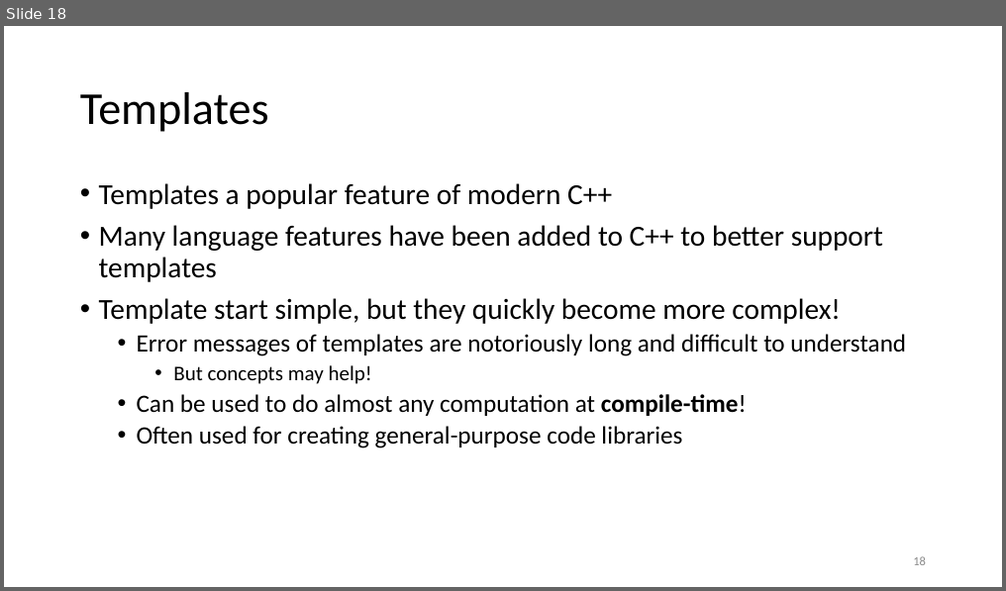
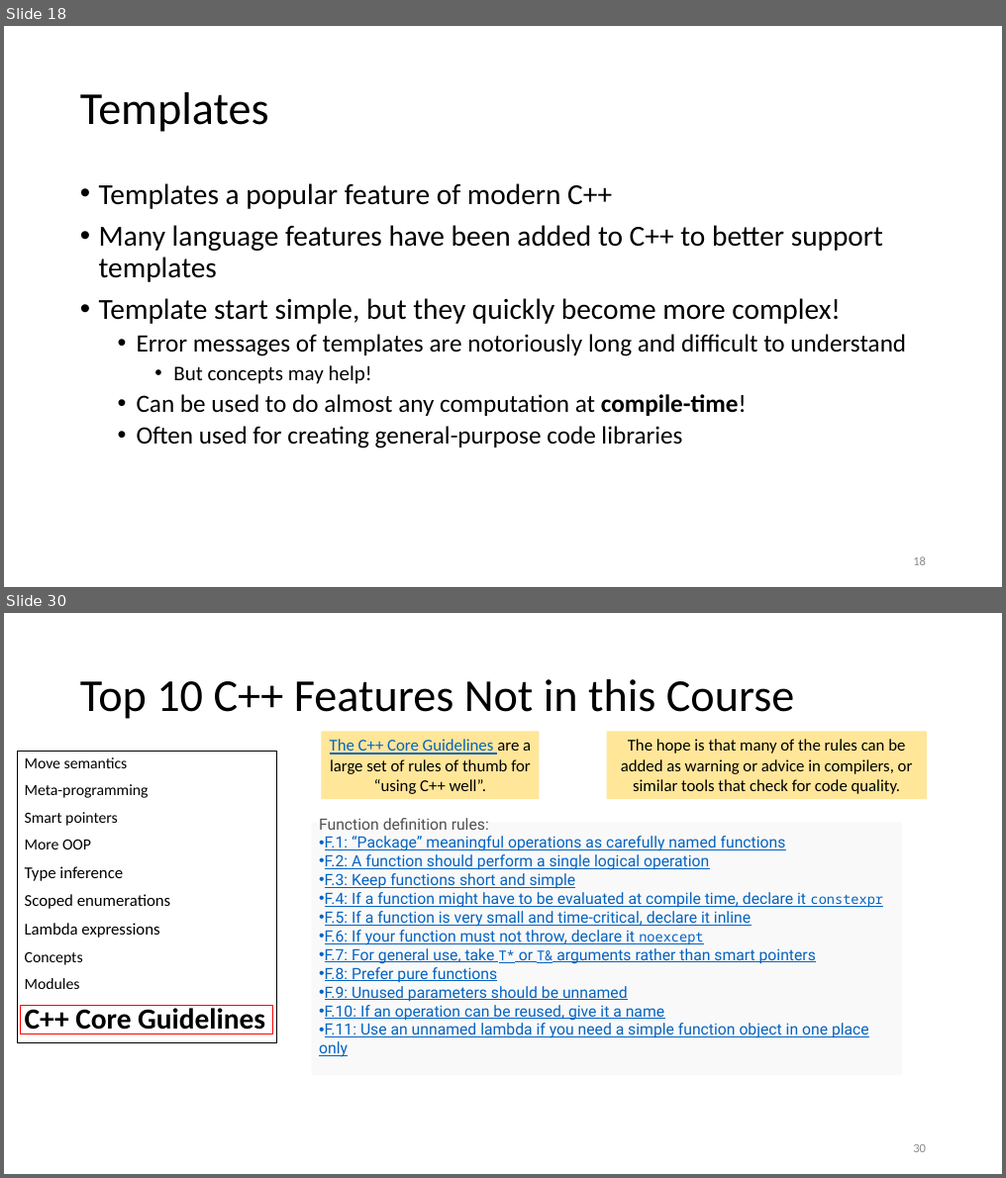
Before and after one commit to tjd1234/cmpt135spring2024, a slide deck: sample_code/week14/week14_cmpt135.pptx. Shown one above the other, each under a label of ours: slide 18 before the commit, slides 18 and 30 after it; the slides between them are not shown. The pictures are 1006x591 and 1006x1178 pixels, drawn with LibreOffice and Linux fonts; fonts in the diff are those of the drawing. Boxes give left, top, right and bottom in pixels: in the first picture for what was removed or moved away, otherwise in the second. Text is boxed around its words. In the diff, an @@ line names an element or a change of style, - is before the commit and + after.

```diff
--- a/sample_code/week14/week14_cmpt135.pptx
+++ b/sample_code/week14/week14_cmpt135.pptx
@@ slide 30 added at (x1=4, y1=613, x2=1002, y2=1174), background #FFFFFF @@
@@ title added at (x1=80, y1=679, x2=795, y2=719), 44 pt, text #000000 @@
+Top 10 C++ Features Not in this Course
@@ rectangle added at (x1=322, y1=731, x2=540, y2=799), fill #FFE699, 16 pt, text #000000 @@
+The C++ Core Guidelines are a large set of rules of thumb for “using C++ well”.
@@ rectangle added at (x1=607, y1=731, x2=927, y2=799), fill #FFE699, 16 pt, text #000000 @@
+The hope is that many of the rules can be added as warning or advice in compilers, or similar tools that check for code quality.
@@ text added at (x1=17, y1=752, x2=276, y2=1044), outline #000000 0.75 pt, 15 pt, text #000000 @@
+Move semantics
+Meta-programming
+Smart pointers
+More OOP
+Type inference
+Scoped enumerations
+Lambda expressions
+Concepts
+Modules
+C++ Core Guidelines
@@ text added at (x1=319, y1=818, x2=884, y2=1058), 15 pt, text #0563C1, underline @@
+Function definition rules:
+• F.1: “Package” meaningful operations as carefully named functions
+• F.2: A function should perform a single logical operation
+• F.3: Keep functions short and simple
+• F.4: If a function might have to be evaluated at compile time, declare it constexpr
+• F.5: If a function is very small and time-critical, declare it inline
+• F.6: If your function must not throw, declare it noexcept
+• F.7: For general use, take T* or T& arguments rather than smart pointers
+• F.8: Prefer pure functions
+• F.9: Unused parameters should be unnamed
+• F.10: If an operation can be reused, give it a name
+• F.11: Use an unnamed lambda if you need a simple function object in one place only
@@ rectangle added at (x1=21, y1=1006, x2=272, y2=1035), outline #FF0000 1 pt @@
@@ page number added at (x1=913, y1=1145, x2=926, y2=1153), 12 pt, text #8C8C8C @@
+30
```
Also in this commit, not shown: 15 other slides added, 5 other files.
